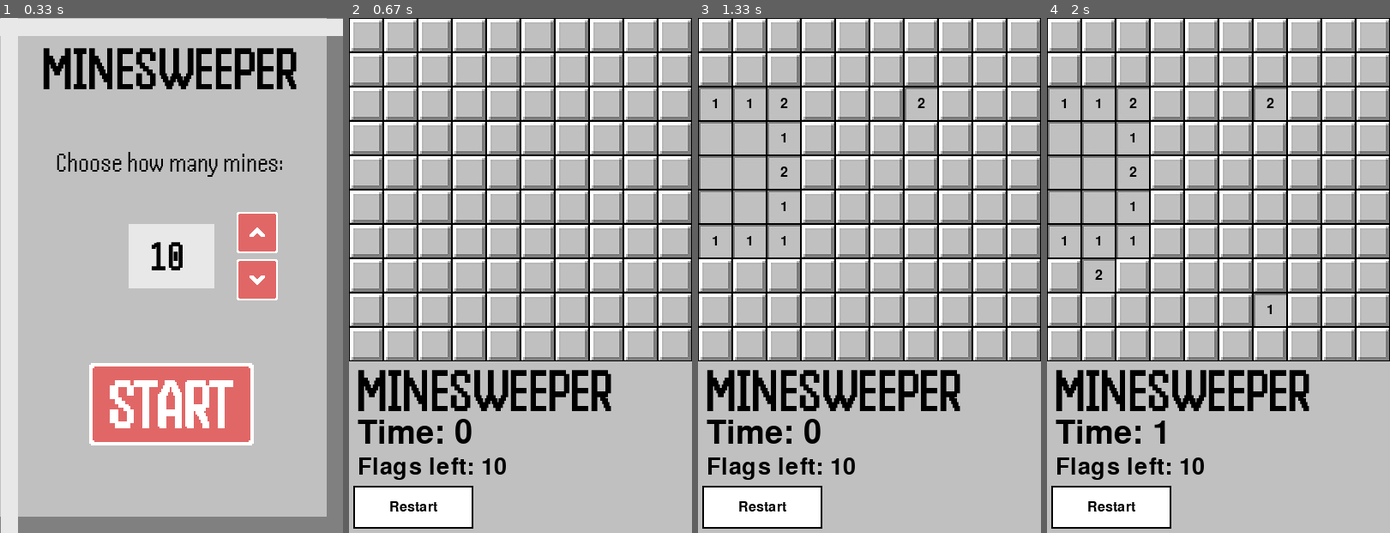
Above: before the commit, frames 1-4 (left to right).
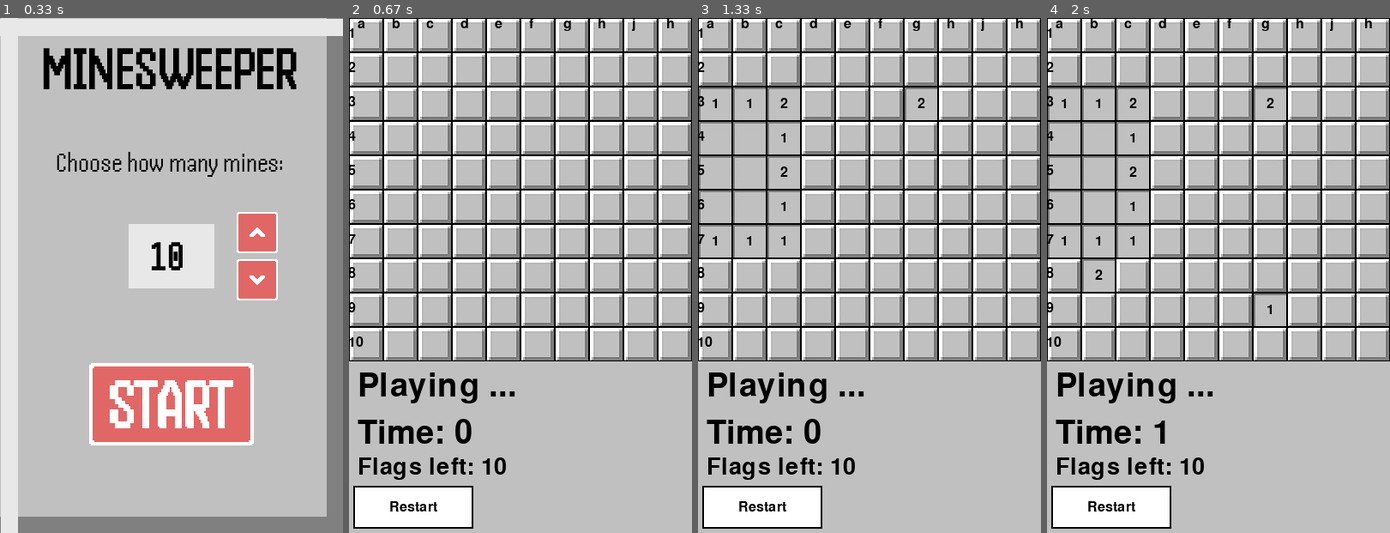
Above: after the commit, the same moments.

Repository: ColinTreanor/581Minesweeper2025
Game: pygame game, started from pygame_main.py
Two runs of this game, one before a commit and one after it. Both use one fixed random seed, a clock stepped at 60 frames per second and the inputs below.
Inputs (mouse positions are in pixels of both pictures, inside the frame that each line leads up to):
- Up to frame 1 (0.33 s): no input
- Up to frame 2 (0.67 s): click (520, 404) at 0.38 s
- Up to frame 3 (1.33 s): click (763, 198) at 0.72 s; click (917, 95) at 1.05 s
- Up to frame 4 (2 s): click (1259, 321) at 1.38 s; click (1095, 260) at 1.72 s

Frame 1 is identical in both runs. In frame 2, 3.8% of the frame differs, in the area x 0-95%, y 0-77%; in frame 3, 3.8%; in frame 4, 3.8%.

Commit message:
Add row/col numbers

Diff:
--- a/UI_engine.py
+++ b/UI_engine.py
@@ -203,11 +203,11 @@
         font = pygame.font.SysFont("fonts/Handjet-Regular.ttf", 24)
         big_font = pygame.font.SysFont("fonts/Handjet-Regular.ttf", 56)
         mid_font = pygame.font.SysFont("fonts/Handjet-Regular.ttf", 40)
-        minesweeper_title = pygame.image.load("./sprites/start_screen/minesweeper_title.png").convert_alpha()
-        minesweeper_title = pygame.transform.scale_by(minesweeper_title, .75)
-        surface.blit(minesweeper_title, (10, (board.board_size * cell_size + 10)))
-        # title = big_font.render("Minesweeper", True, BLACK)
-        # surface.blit(title, (10, board.board_size * cell_size + 10))
+        #minesweeper_title = pygame.image.load("./sprites/start_screen/minesweeper_title.png").convert_alpha()
+        #minesweeper_title = pygame.transform.scale_by(minesweeper_title, .75)
+        #surface.blit(minesweeper_title, (10, (board.board_size * cell_size + 10)))
+        title = big_font.render("Playing ...", True, BLACK)
+        surface.blit(title, (10, board.board_size * cell_size + 10))
         time_display = big_font.render(f"Time: {time}", True, BLACK)
         mine_display = mid_font.render(f"Flags left: {board.flags}", True, BLACK)
         surface.blit(time_display, (10, board.board_size * cell_size + 65))
@@ -231,6 +231,12 @@
                 else:
                     surface.blit(filled_square, rect)
                 pygame.draw.rect(surface, BLACK, rect, 1)
+                if (r == 0):
+                    chars = ['a', 'b', 'c', 'd', 'e', 'f', 'g', 'h', 'j', 'h']
+                    row = font.render(f"{chars[c]}", True, BLACK)
+                    surface.blit(row, (cell_size * c + 10, -1))
+            row = font.render(f"{r+1}", True, BLACK)
+            surface.blit(row, (-1, cell_size * r + 10))
         return
 
     def DisplayWinScreen(surface: pygame.display, board, time):
